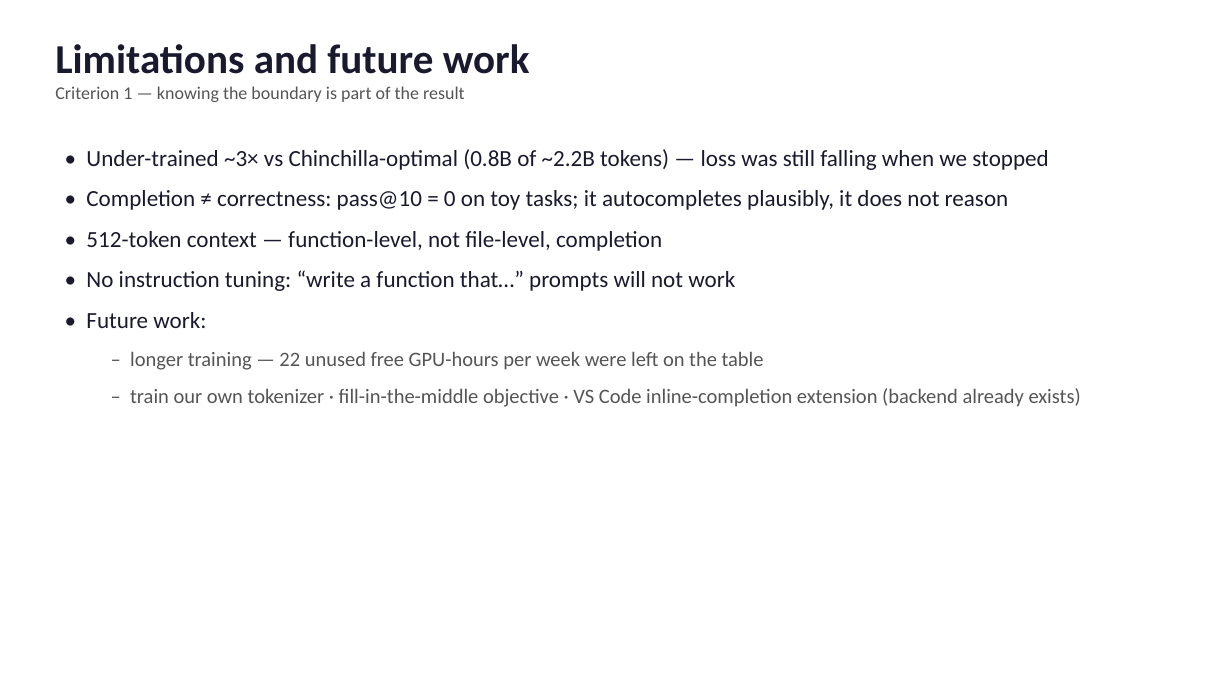
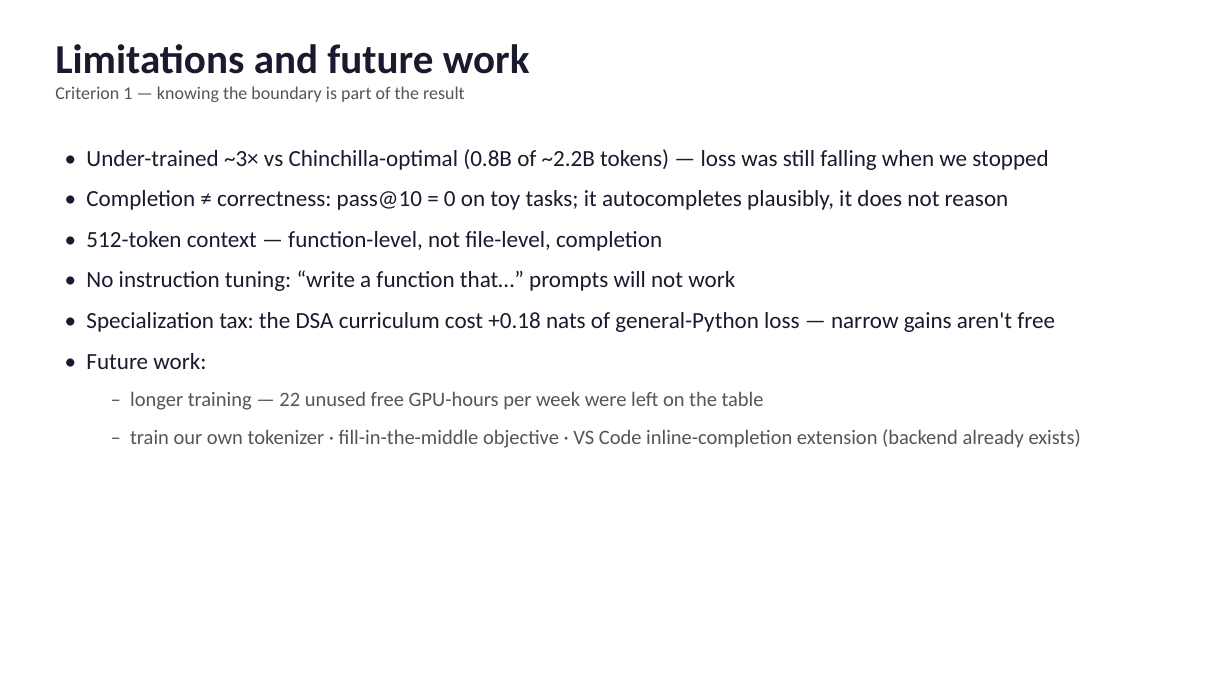
Before and after one commit to Rehan123-bash/pygpt, a slide deck: slide 12 of slides/pygpt_slides.pptx. Drawn at 1232x693 pixels with LibreOffice and Linux fonts; fonts in the diff are those of the drawing. Boxes give left, top, right and bottom in pixels: in the first picture for what was removed or moved away, otherwise in the second. Text is boxed around its words. In the diff, an @@ line names an element or a change of style, - is before the commit and + after.

```diff
--- a/slides/pygpt_slides.pptx
+++ b/slides/pygpt_slides.pptx
@@ text at bbox=[86, 312, 1055, 332]: paragraph added @@
+• Specialization tax: the DSA curriculum cost +0.18 nats of general-Python loss — narrow gains aren't free
```
Also in this commit, not shown: 3 other slides changed, 6 other files.
